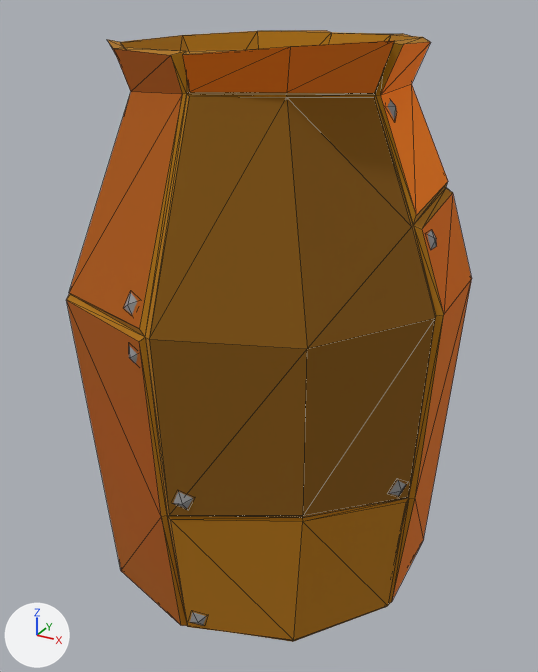
The glTF model SpotTheDifference/models/obj_vase01_hard.gltf as it was, and as the next commit left it.
Camera for both pictures: a camera (50 mm lens) standing at (0.508, -0.922, 0.825) and looking at (0.007, -0.011, 0.37). Every picture has the same lights, and +X, +Y and +Z are marked at lower left. Mesh edges are drawn as thin lines. Objects named as collision shapes, trigger or cutter boxes, shadow casters or lower levels of detail are left out.

The older version as bpy lines, for what is in view:
```python
mat_obj_global_steampunk02 = bpy.data.materials.new('obj_global_steampunk02')
mat_obj_global_steampunk02.use_nodes = True; mat_obj_global_steampunk02.node_tree.nodes.clear()
_N = mat_obj_global_steampunk02.node_tree.nodes; _L = mat_obj_global_steampunk02.node_tree.links
n0 = _N.new('ShaderNodeBsdfPrincipled'); n0.name = 'Principled BSDF'
n0.inputs[2].default_value = 1.0  # 'Roughness'
n0.inputs[28].default_value = 0.05  # 'Emission Strength'
n1 = _N.new('ShaderNodeOutputMaterial'); n1.name = 'Material Output'
n2 = _N.new('ShaderNodeTexImage'); n2.name = 'Image Texture'
n2.image = img_obj_global_steampunk
n3 = _N.new('ShaderNodeTexImage'); n3.name = 'Image Texture.001'
n3.image = img_obj_global_steampunk
_L.new(n0.outputs[0], n1.inputs[0])  # 'BSDF' to 'Surface'
_L.new(n2.outputs[0], n0.inputs[27])  # 'Color' to 'Emission Color'
_L.new(n3.outputs[0], n0.inputs[0])  # 'Color' to 'Base Color'
me_cone_009 = bpy.data.meshes.new('Cone.009')
me_cone_009.from_pydata(...)  # 246 vertices, 398 faces; spans x -0.281..0.282, y -0.297..0.295, z -0.003..0.794
me_cone_009.materials.append(mat_obj_global_steampunk02)
ob_obj_vase01_hard = bpy.data.objects.new('obj_vase01_hard', me_cone_009)
ob_obj_vase01_hard.location = (0.0, 0.0, 0.0)
```
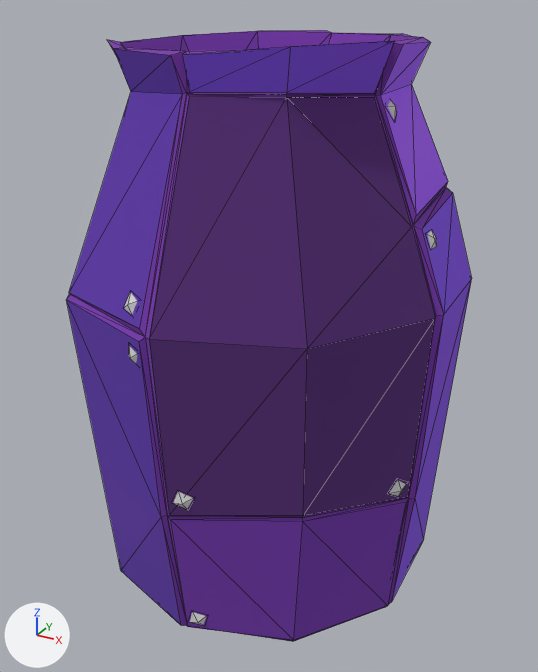
Changed parts and their boxes [x1, y1, x2, y2] in the pictures (538 x 672 px):
'obj_vase01_hard', surface changed (brown to purple): [66, 30, 472, 642] in both

What changed in the scene script:
```text
Add img_obj_global_steampunk02:
    img_obj_global_steampunk02 = load_image('obj_global_steampunk02', 'textures/obj_global_steampunk02.png', 1024, 1024, 'sRGB')
Change mat_obj_global_steampunk02:
    where n2 = _N.new('ShaderNodeTexImage'); n2.name = 'Image Texture'
    n2.image: img_obj_global_steampunk -> img_obj_global_steampunk02
    where n3 = _N.new('ShaderNodeTexImage'); n3.name = 'Image Texture.001'
    n3.image: img_obj_global_steampunk -> img_obj_global_steampunk02
```
